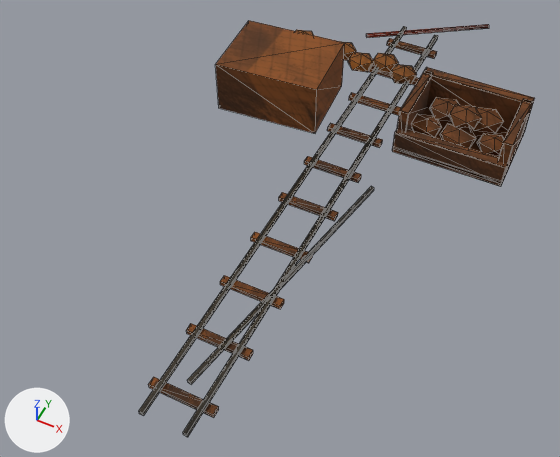
The glTF model pilots/map-rebuild-spike/landmarks/trestle/mine-spur-kit.glb: old version first, new version second.
Rendered twice from a 50 mm camera at (5.74, -14.46, 15.23) aimed at (-0.53, -1.91, -0.45). The lights are fixed; the arrows at lower left show +X, +Y and +Z. The picture after the commit comes second. Mesh edges are drawn as thin lines. Vertices at exactly the same position are counted once.

In view in the first picture: 'mine-spur-kit'.
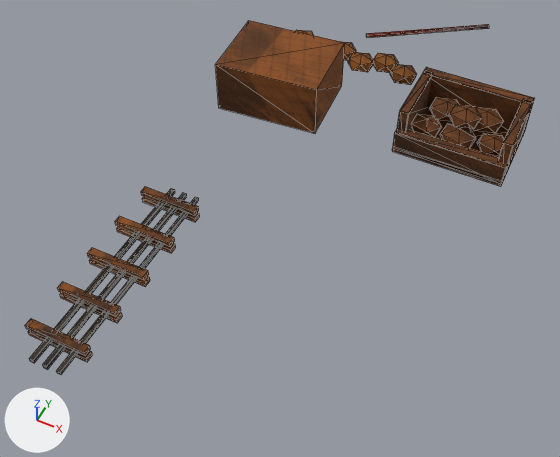
Location of each change, [x1, y1, x2, y2] in pixels of the pictures (560 x 457 px; the box of a moved part takes in the faces that stretch with it):
'mine-spur-kit', reshaped (29% wider, 15% shorter)
    before: [139, 21, 535, 437]
    after: [25, 21, 535, 375]
part 1 of me_mine_spur_kit_mesh, moved or reshaped
    before: [139, 26, 407, 416]
    after: [29, 188, 175, 363]
part 2 of me_mine_spur_kit_mesh, moved or reshaped
    before: [183, 35, 438, 437]
    after: [43, 193, 187, 370]
part 3 of me_mine_spur_kit_mesh, moved or reshaped
    before: [148, 377, 219, 418]
    after: [28, 330, 93, 362]
part 4 of me_mine_spur_kit_mesh, moved or reshaped
    before: [186, 323, 253, 361]
    after: [60, 293, 123, 323]
part 5 of me_mine_spur_kit_mesh, moved or reshaped
    before: [220, 275, 284, 309]
    after: [89, 258, 150, 287]
part 6 of me_mine_spur_kit_mesh, moved or reshaped
    before: [251, 232, 313, 263]
    after: [117, 226, 176, 253]
part 7 of me_mine_spur_kit_mesh, moved or reshaped
    before: [279, 192, 338, 221]
    after: [142, 196, 200, 222]
part 8 of me_mine_spur_kit_mesh, moved or reshaped
    before: [304, 156, 361, 183]
    after: [25, 318, 91, 356]
part 9 of me_mine_spur_kit_mesh, moved or reshaped
    before: [327, 123, 383, 148]
    after: [57, 282, 121, 317]
part 10 of me_mine_spur_kit_mesh, moved or reshaped
    before: [349, 93, 401, 115]
    after: [87, 247, 149, 280]
part 11 of me_mine_spur_kit_mesh, moved or reshaped
    before: [368, 65, 419, 85]
    after: [115, 216, 175, 246]
part 12 of me_mine_spur_kit_mesh, moved or reshaped
    before: [387, 38, 437, 58]
    after: [141, 186, 199, 215]
part 13 of me_mine_spur_kit_mesh, moved or reshaped
    before: [188, 186, 374, 384]
    after: [57, 197, 199, 375]

The edits, one by one:
me_mine_spur_kit_mesh has 396 vertices, 660 faces and spans x -4.4..4.4, y -8.5..8.5, z 0.0..1.7.
me_mine_spur_kit_mesh is used by ob_mine_spur_kit; location (0.0, 0.0, 0.0).
me_mine_spur_kit_mesh part 1: the loose piece of 8 vertices spanning x -0.6..-0.5, y -8.5..7.5, z 0.2..0.3 is scaled about its middle by (1, 0.375, 1), then moved by (-2.9, -5.0, 0.0).
me_mine_spur_kit_mesh part 2: the loose piece of 8 vertices spanning x 0.5..0.6, y -8.5..7.5, z 0.2..0.3 is scaled about its middle by (1, 0.375, 1), then moved by (-3.6, -5.0, 0.0).
me_mine_spur_kit_mesh part 3: the loose piece of 8 vertices spanning x -0.8..0.8, y -7.8..-7.6, z 0.0..0.2 is moved by (-3.3, -0.1, 0.0).
me_mine_spur_kit_mesh part 4: the loose piece of 8 vertices spanning x -0.8..0.8, y -6.2..-6.0, z 0.0..0.2 is moved by (-3.3, -0.5, 0.0).
me_mine_spur_kit_mesh part 5: the loose piece of 8 vertices spanning x -0.8..0.8, y -4.6..-4.4, z 0.0..0.2 is moved by (-3.3, -0.9, 0.0).
me_mine_spur_kit_mesh part 6: the loose piece of 8 vertices spanning x -0.8..0.8, y -3.0..-2.8, z 0.0..0.2 is moved by (-3.3, -1.3, 0.0).
me_mine_spur_kit_mesh part 7: the loose piece of 8 vertices spanning x -0.8..0.8, y -1.4..-1.2, z 0.0..0.2 is moved by (-3.3, -1.7, 0.0).
me_mine_spur_kit_mesh part 8: the loose piece of 8 vertices spanning x -0.8..0.8, y 0.2..0.4, z 0.0..0.2 is moved by (-3.3, -8.1, 0.3).
me_mine_spur_kit_mesh part 9: the loose piece of 8 vertices spanning x -0.8..0.8, y 1.8..2.0, z 0.0..0.2 is moved by (-3.3, -8.5, 0.3).
me_mine_spur_kit_mesh part 10: the loose piece of 8 vertices spanning x -0.8..0.8, y 3.4..3.6, z 0.0..0.2 is moved by (-3.3, -8.9, 0.3).
me_mine_spur_kit_mesh part 11: the loose piece of 8 vertices spanning x -0.8..0.8, y 5.0..5.2, z 0.0..0.2 is moved by (-3.3, -9.3, 0.3).
me_mine_spur_kit_mesh part 12: the loose piece of 8 vertices spanning x -0.8..0.8, y 6.6..6.8, z 0.0..0.2 is moved by (-3.3, -9.7, 0.3).
me_mine_spur_kit_mesh part 13: the loose piece of 8 vertices spanning x -0.1..1.4, y -7.4..0.0, z 0.2..0.3 is scaled about its middle by (0.00543, 0.813, 1), then moved by (-3.4, -1.8, 0.0).
